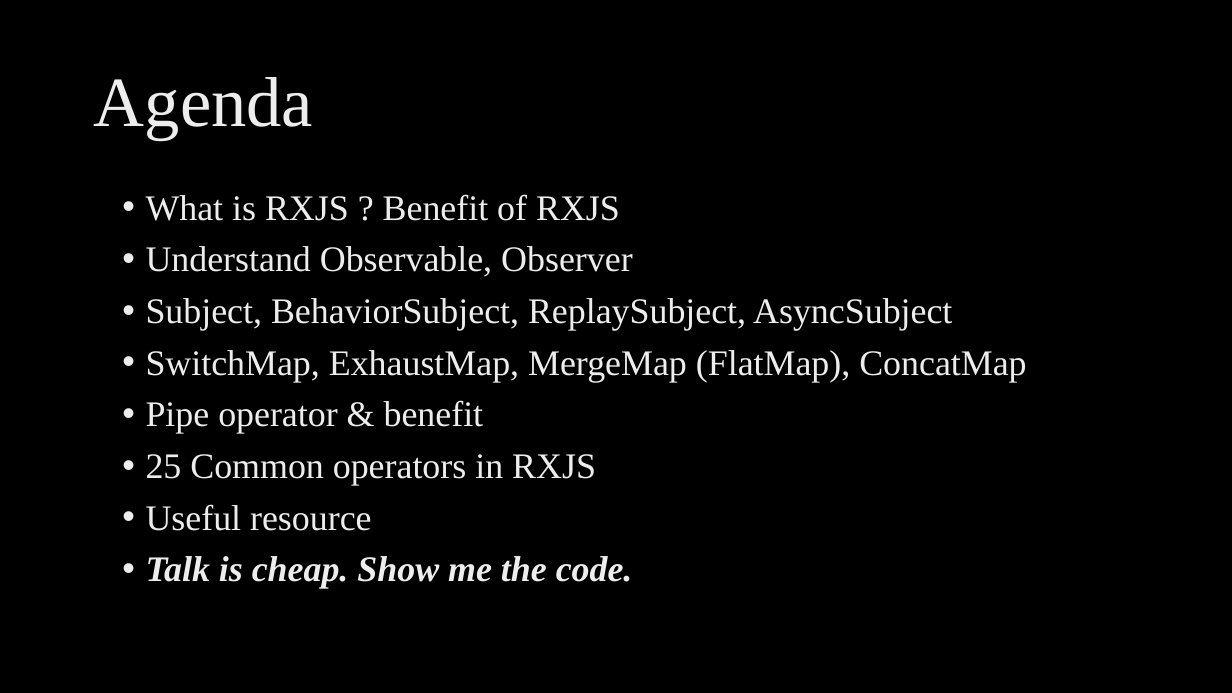
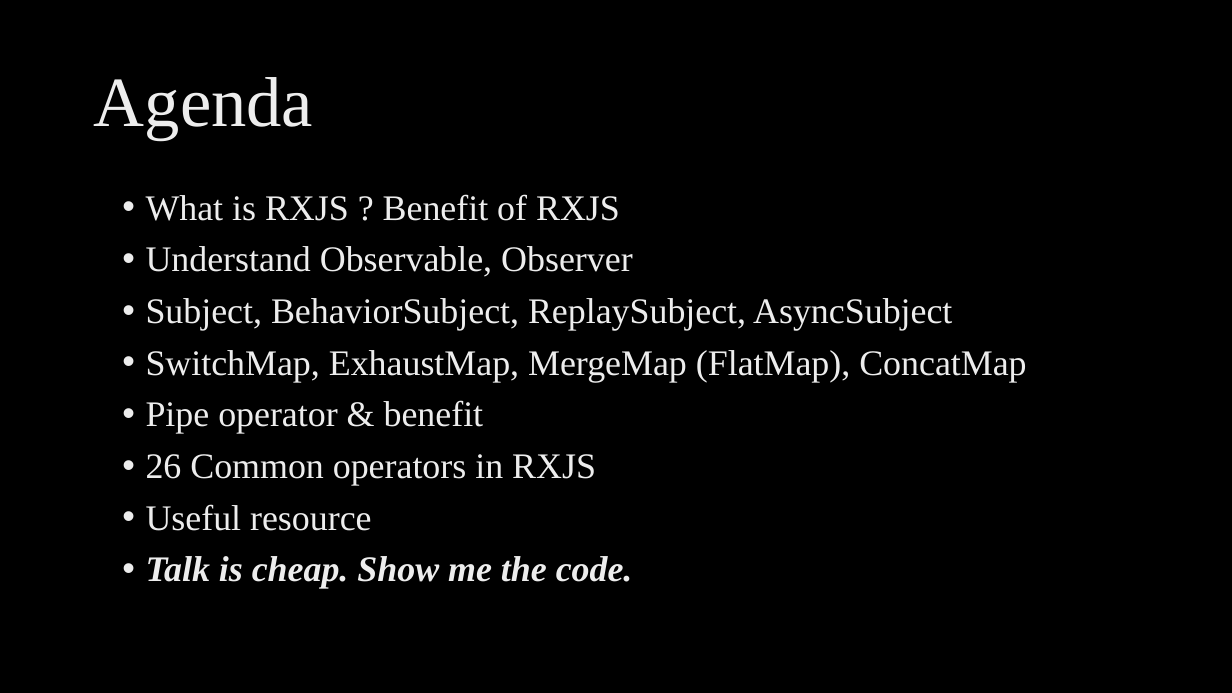
Before and after one commit to ngohungphuc/Presentation, a slide deck: slide 2 of RXJS Make it easy/RXJS Make it easy.pptx. Drawn at 1232x693 pixels with LibreOffice and Linux fonts; fonts in the diff are those of the drawing; background and template pictures are left out. Boxes give left, top, right and bottom in pixels: in the first picture for what was removed or moved away, otherwise in the second. Text is boxed around its words. In the diff, an @@ line names an element or a change of style, - is before the commit and + after.

```diff
--- a/RXJS Make it easy/RXJS Make it easy.pptx
+++ b/RXJS Make it easy/RXJS Make it easy.pptx
@@ text at [146, 454, 596, 485]: text changed @@
-• 25 Common operators in RXJS
+• 26 Common operators in RXJS
```
Also in this commit, not shown: 1 other slide changed, 1 slide added, 1 other file.
